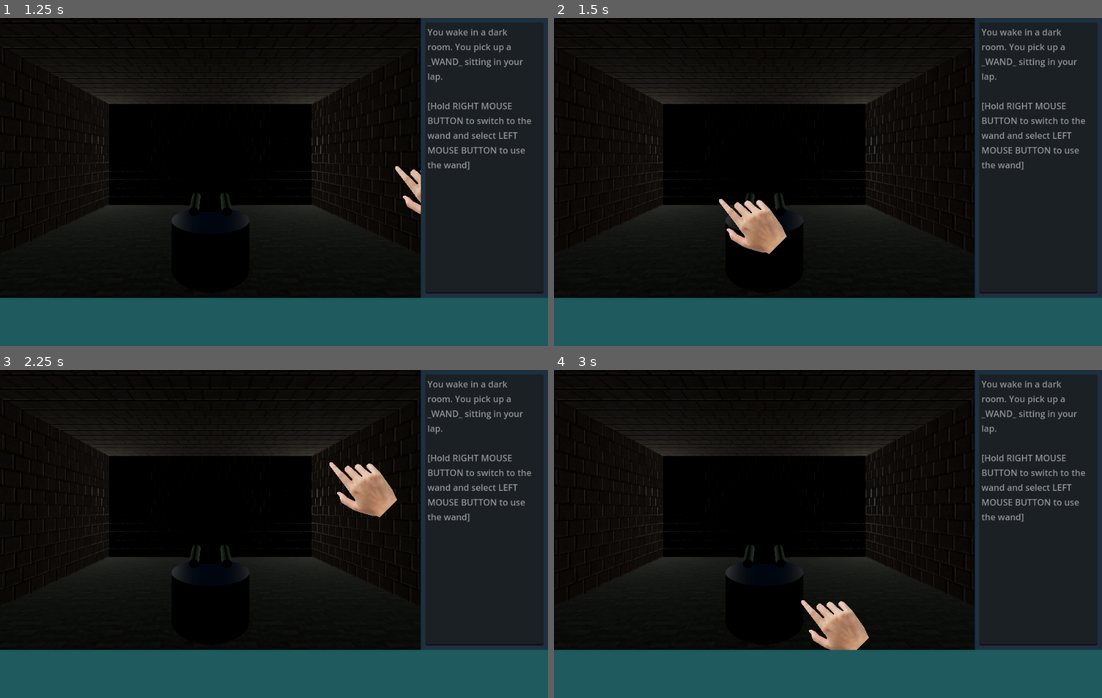
Above: before the commit, frames 1-4 (two rows, left to right).
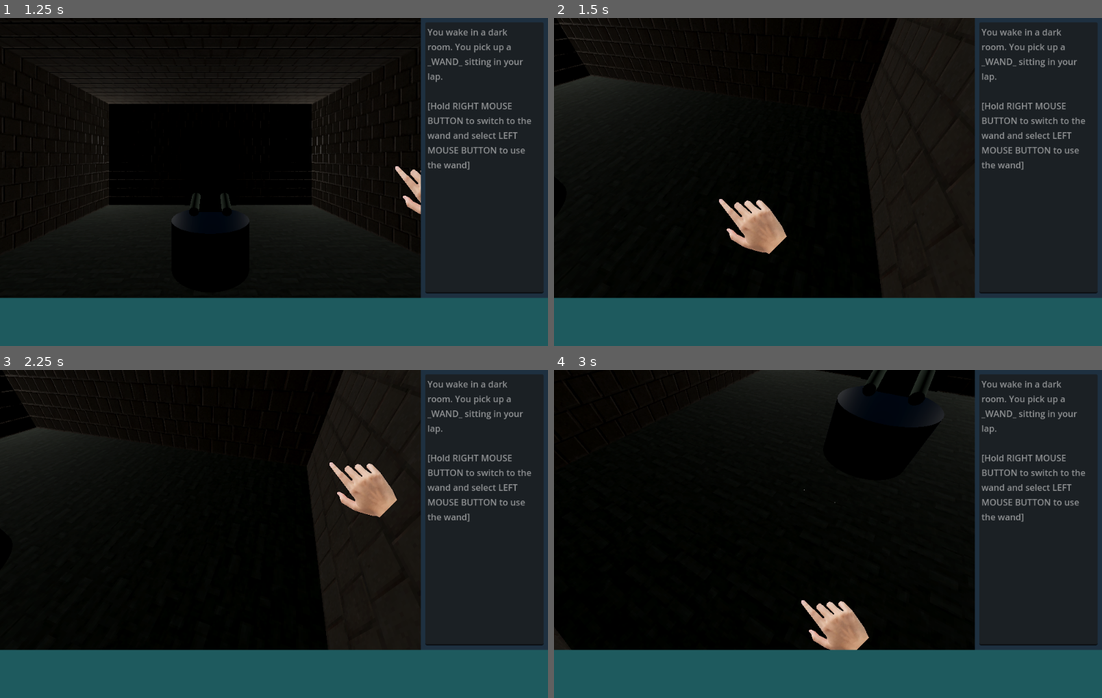
Above: after the commit, the same moments.

Repository: Wake1st/symbols-and-sorcery
Game: Godot game, scene res://game.tscn
Two runs of this game, one before a commit and one after it. Both use one fixed random seed, a clock stepped at 60 frames per second and the inputs below.
Inputs (mouse positions are in pixels of both pictures, inside the frame that each line leads up to):
- Up to frame 1 (1.25 s): tap Enter at 0.5 s; move the mouse to (394, 165) at 0.52 s; hold Right mouse button (free_look, bound only after the commit) from 0.53 s (still down); click (394, 165) at 0.67 s
- Up to frame 2 (1.5 s): tap Space at 1.25 s; move the mouse to (718, 198) at 1.27 s; release Right mouse button (free_look, bound only after the commit) at 1.28 s; right-click (718, 198) at 1.35 s; click (718, 198) at 1.42 s
- Up to frame 3 (2.25 s): tap Enter at 2 s; move the mouse to (328, 461) at 2.02 s; hold Right mouse button (free_look, bound only after the commit) from 2.03 s (still down); click (328, 461) at 2.17 s
- Up to frame 4 (3 s): tap Space at 2.75 s; move the mouse to (800, 599) at 2.77 s; release Right mouse button (free_look, bound only after the commit) at 2.78 s; right-click (800, 599) at 2.85 s; click (800, 599) at 2.92 s

Frame 1 is identical in both runs. In frame 2, 3.1% of the frame differs, in the area x 0-77%, y 0-65%; in frame 3, 3.2%; in frame 4, 4.5%, in the area x 0-77%, y 0-85%.

Commit message:
free look camera

Diff:
--- a/common/player_camera.gd
+++ b/common/player_camera.gd
@@ -8,9 +8,12 @@
 
 @export_category("Player Camera")
 @export var travel_time:float = 3.2
+@export var verticle_look_clamp:Vector2 = Vector2(-0.9,0.9)
+@export_range(0.1, 3.0, 0.1, "or_greater") var camera_sensitivity: float = 1
 
 @onready var camera = $Camera
 
+var is_looking_around:bool = false
 var is_traveling:bool = false
 var tween:Tween
 
@@ -34,17 +37,30 @@
 		if !is_traveling:
 			entered_room.emit()
 
-	if !Input.is_mouse_button_pressed(MOUSE_BUTTON_LEFT):
-		return
 
-	var space_state = get_world_3d().direct_space_state
-	var mousepos = get_viewport().get_mouse_position()
+func _input(event):
+	is_looking_around = !is_traveling && Input.is_action_pressed("free_look")
 
-	var origin = camera.project_ray_origin(mousepos)
-	var end = origin + camera.project_ray_normal(mousepos) * RAY_LENGTH
-	var query = PhysicsRayQueryParameters3D.create(origin, end)
-	query.collide_with_areas = true
+	if !is_traveling && !is_looking_around && Input.is_mouse_button_pressed(MOUSE_BUTTON_LEFT):
+		var space_state = get_world_3d().direct_space_state
+		var mousepos = get_viewport().get_mouse_position()
 
-	var result = space_state.intersect_ray(query)
-	if !result.is_empty():
-		selected_attempted.emit(result)
+		var origin = camera.project_ray_origin(mousepos)
+		var end = origin + camera.project_ray_normal(mousepos) * RAY_LENGTH
+		var query = PhysicsRayQueryParameters3D.create(origin, end)
+		query.collide_with_areas = true
+
+		var result = space_state.intersect_ray(query)
+		if !result.is_empty():
+			selected_attempted.emit(result)
+
+
+func _unhandled_input(event):
+	if is_looking_around && event is InputEventMouseMotion:
+		var look_dir = event.relative * 0.04
+		camera.rotation.y -= look_dir.x * camera_sensitivity
+		camera.rotation.x = clamp(
+			camera.rotation.x - look_dir.y * camera_sensitivity,
+			verticle_look_clamp.x,
+			verticle_look_clamp.y
+		)
--- a/common/player_camera.tscn
+++ b/common/player_camera.tscn
@@ -4,7 +4,8 @@
 
 [node name="PlayerCamera" type="Node3D"]
 script = ExtResource("1_v5pmm")
+camera_sensitivity = 0.3
 
 [node name="Camera" type="Camera3D" parent="."]
-transform = Transform3D(1, 0, 0, 0, 1, 0, 0, 0, 1, 0, 1.4, 2.4)
+transform = Transform3D(1, 0, 0, 0, 1, 0, 0, 0, 1, 0, 1.4, 0.4)
 current = true
--- a/common/wand.gd
+++ b/common/wand.gd
@@ -21,7 +21,7 @@
 		_apply_spell()
 
 
-func _input(event):
+func _input(_event):
 	#	switch iteraction modes
 	if Input.is_mouse_button_pressed(MOUSE_BUTTON_WHEEL_UP) || (
 	Input.is_mouse_button_pressed(MOUSE_BUTTON_WHEEL_DOWN)):
--- a/game.gd
+++ b/game.gd
@@ -39,7 +39,8 @@
 func handle_room_change(door:Door) -> void:
 	#	navigate to new room
 	var connectingRoom:RoomBase = door.get_connecting_room(currentRoom)
-	playerCamera.go_to(connectingRoom.global_position)
+	var point = navigation.get_navigation_point(door.global_position, connectingRoom.global_position)
+	playerCamera.go_to(point)
 
 	#	deallocate current room data and connections
 	currentRoom.room_changed.disconnect(handle_room_change)
--- a/game.tscn
+++ b/game.tscn
@@ -44,6 +44,7 @@
 
 [node name="PlayerCamera" parent="GameViewportContainer/GameViewport" instance=ExtResource("2_rda4s")]
 unique_name_in_owner = true
+transform = Transform3D(1, 0, 0, 0, 1, 0, 0, 0, 1, 0, 0, 2)
 
 [node name="LightRoom" parent="GameViewportContainer/GameViewport" node_paths=PackedStringArray("northDoor") instance=ExtResource("2_v5tb6")]
 northDoor = NodePath("../LightThermicDoor")
--- a/navigation.gd
+++ b/navigation.gd
@@ -1,5 +1,7 @@
 class_name Navigation
 extends Node
+
+const DISTANCE_FROM_DOOR:float = 0.8
 
 @export_category("Navigation")
 @export var startingNode:RoomBase
@@ -12,6 +14,10 @@
 func setup() -> void:
 	for connection in connectionNodes:
 		navigationNodes.append(NavigationNode.new(connection))
+
+
+static func get_navigation_point(door:Vector3, room:Vector3) -> Vector3:
+	return door + DISTANCE_FROM_DOOR * (room - door).normalized()
 
 
 func get_current_neighbors() -> Array[NavigationNode]:
--- a/project.godot
+++ b/project.godot
@@ -37,3 +37,11 @@
 "res://tilesets/": "teal",
 "res://ui/": "purple"
 }
+
+[input]
+
+free_look={
+"deadzone": 0.5,
+"events": [Object(InputEventMouseButton,"resource_local_to_scene":false,"resource_name":"","device":-1,"window_id":0,"alt_pressed":false,"shift_pressed":false,"ctrl_pressed":false,"meta_pressed":false,"button_mask":2,"position":Vector2(146, 3),"global_position":Vector2(150, 44),"factor":1.0,"button_index":2,"canceled":false,"pressed":true,"double_click":false,"script":null)
+]
+}
--- a/shaders/fire_particles.tres
+++ b/shaders/fire_particles.tres
@@ -76,7 +76,6 @@
 
 }
 "
-graph_offset = Vector2(-164.055, -141.056)
 nodes/vertex/2/node = SubResource("VisualShaderNodeBillboard_3tbte")
 nodes/vertex/2/position = Vector2(-100, 300)
 nodes/vertex/connections = PackedInt32Array(2, 0, 0, 10)
--- a/shaders/fire_shader.tres
+++ b/shaders/fire_shader.tres
@@ -174,7 +174,6 @@
 
 }
 "
-graph_offset = Vector2(-367.486, -17.6718)
 nodes/vertex/2/node = SubResource("VisualShaderNodeBillboard_3tbte")
 nodes/vertex/2/position = Vector2(-100, 300)
 nodes/vertex/connections = PackedInt32Array(2, 0, 0, 10)
Not shown: 6 places in tilesets/dungeon_tileset.tres that only renumber resources
